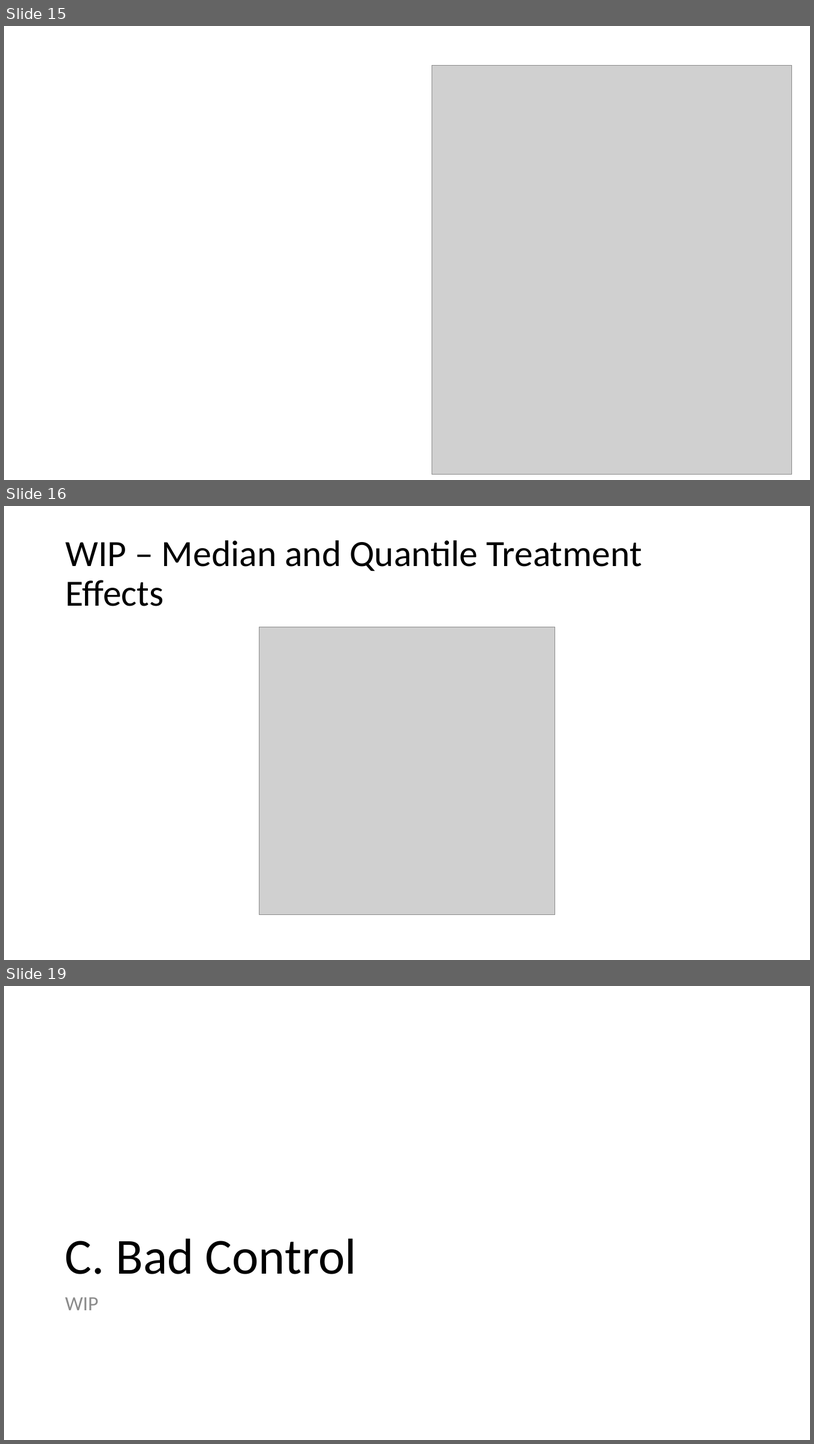
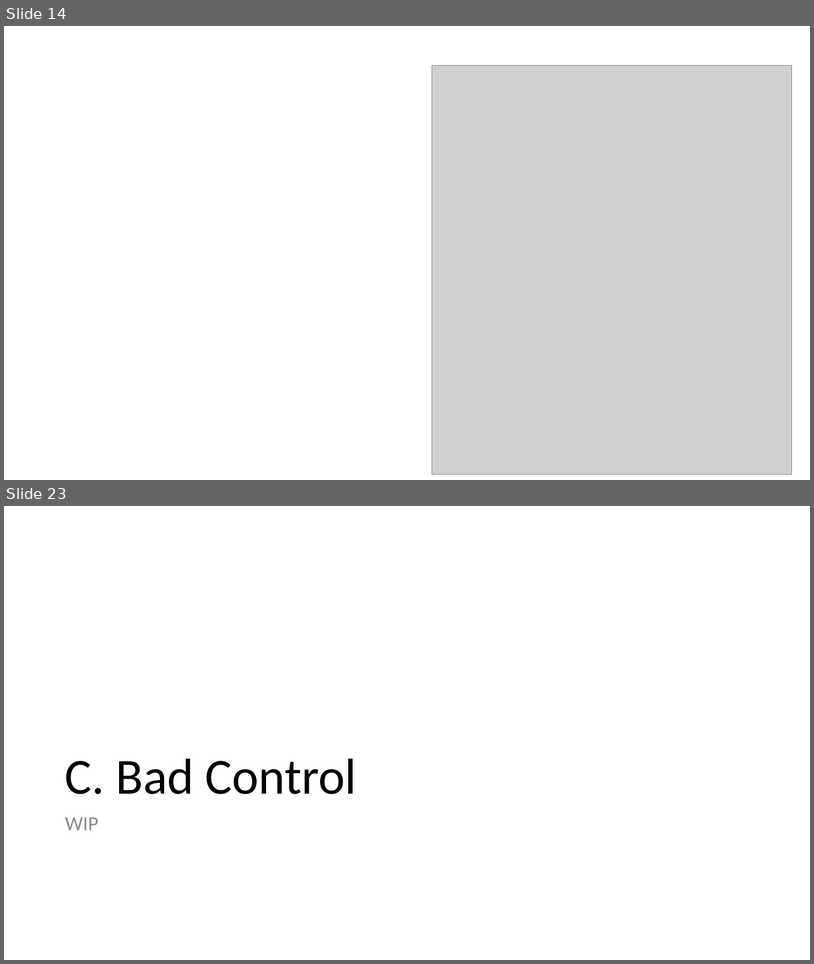
Before and after one commit to shoepaladin/causalinference_crashcourse, a slide deck: Powerpoints/4 Best Practices (WIP).pptx. Shown one above the other, each under a label of ours: slides 15, 16 and 19 before the commit, slides 14 and 23 after it; the slides between them are not shown. The pictures are 814x1444 and 814x964 pixels, drawn with LibreOffice and Linux fonts; fonts in the diff are those of the drawing; grey boxes stand for pictures. Boxes give left, top, right and bottom in pixels: in the first picture for what was removed or moved away, otherwise in the second. Text is boxed around its words. In the diff, an @@ line names an element or a change of style, - is before the commit and + after.

```diff
--- a/Powerpoints/4 Best Practices (WIP).pptx
+++ b/Powerpoints/4 Best Practices (WIP).pptx
@@ slide 16 removed at bbox=[4, 506, 810, 960], background #FFFFFF @@
@@ title removed at bbox=[65, 540, 642, 606] @@
-WIP – Median and Quantile Treatment Effects
@@ picture removed at bbox=[259, 627, 556, 915] @@
@@ what was slide 15 is now slide 14 @@
@@ what was slide 19 is now slide 23 @@
```
Also in this commit, not shown: 2 slides changed, 8 slides added, 3 other slides removed, 6 other files.
